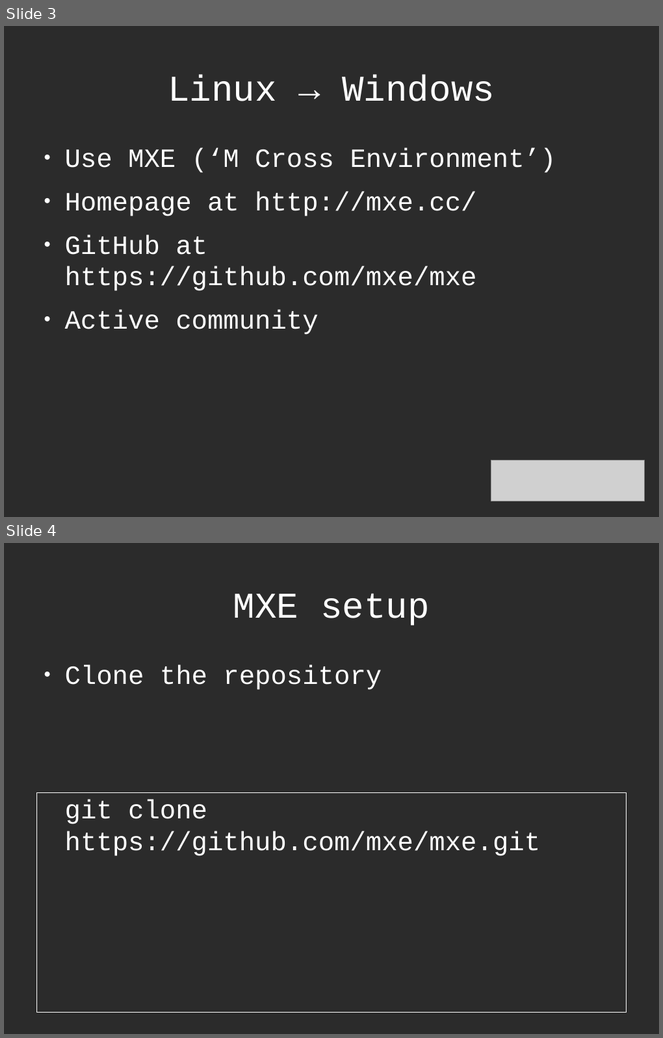
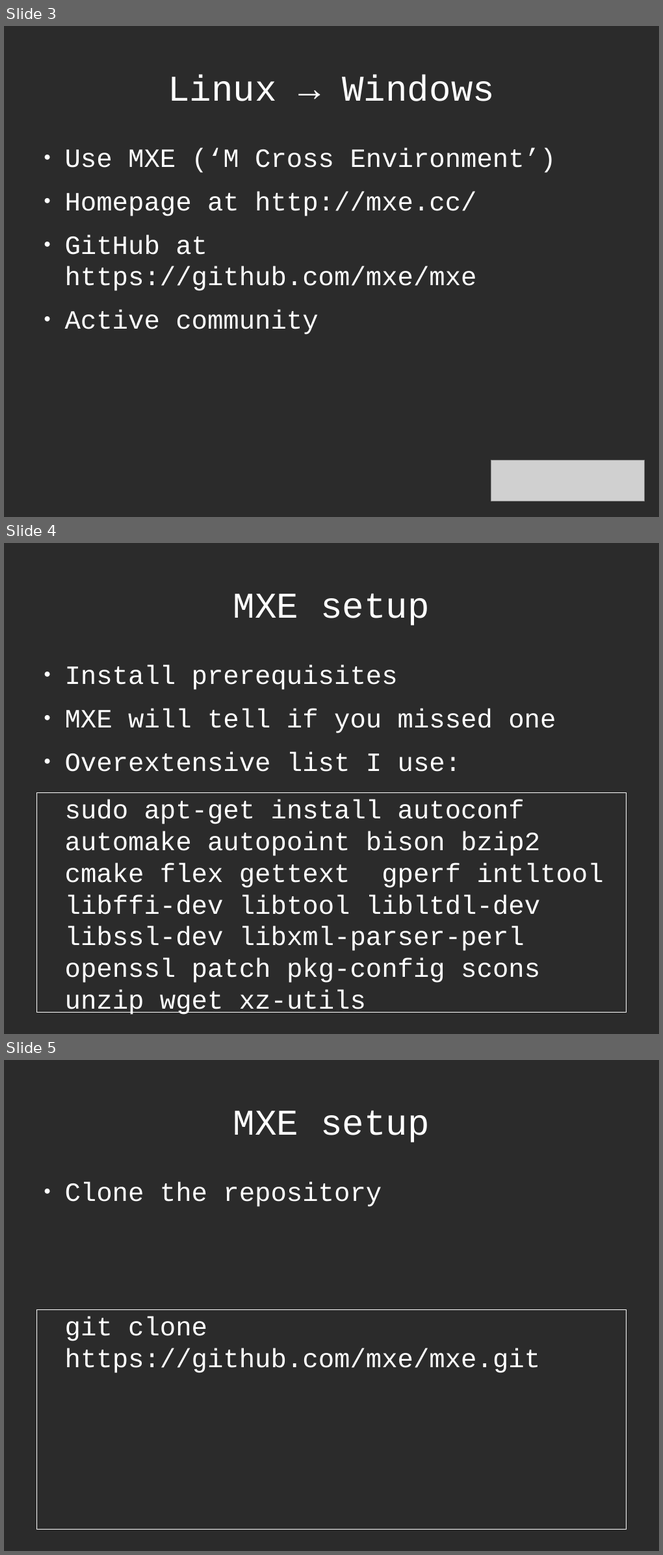
Before and after one commit to richelbilderbeek/CppPresentations, a slide deck: CrossCompiling/CrossCompiling.odp. Shown one above the other, each under a label of ours: slides 3 and 4 before the commit, slides 3, 4 and 5 after it. The pictures are 663x1038 and 663x1555 pixels, drawn with LibreOffice and Linux fonts; fonts in the diff are those of the drawing; grey boxes stand for pictures; background and template pictures are left out; a plain dark background stands for a picture behind light text. Boxes give left, top, right and bottom in pixels: in the first picture for what was removed or moved away, otherwise in the second. Text is boxed around its words. In the diff, an @@ line names an element or a change of style, - is before the commit and + after.

```diff
--- a/CrossCompiling/CrossCompiling.odp
+++ b/CrossCompiling/CrossCompiling.odp
@@ slide 4 added at (4, 543, 659, 1034), background picture (left out) @@
@@ title added at (233, 593, 430, 626), 44 pt, text #FFFFFF @@
+MXE setup
@@ text added at (65, 665, 556, 772), 32 pt, text #FFFFFF @@
+● Install prerequisites
+● MXE will tell if you missed one
+● Overextensive list I use:
@@ text added at (36, 793, 627, 1013), outline #FFFFFF 0 pt, 32 pt, text #FFFFFF @@
+sudo apt-get install autoconf automake autopoint bison bzip2 cmake flex gettext gperf intltool libffi-dev libtool libltdl-dev libssl-dev libxml-parser-perl openssl patch pkg-config scons unzip wget xz-utils
@@ what was slide 4 is now slide 5 @@
```
Also in this commit, not shown: 1 other file.
